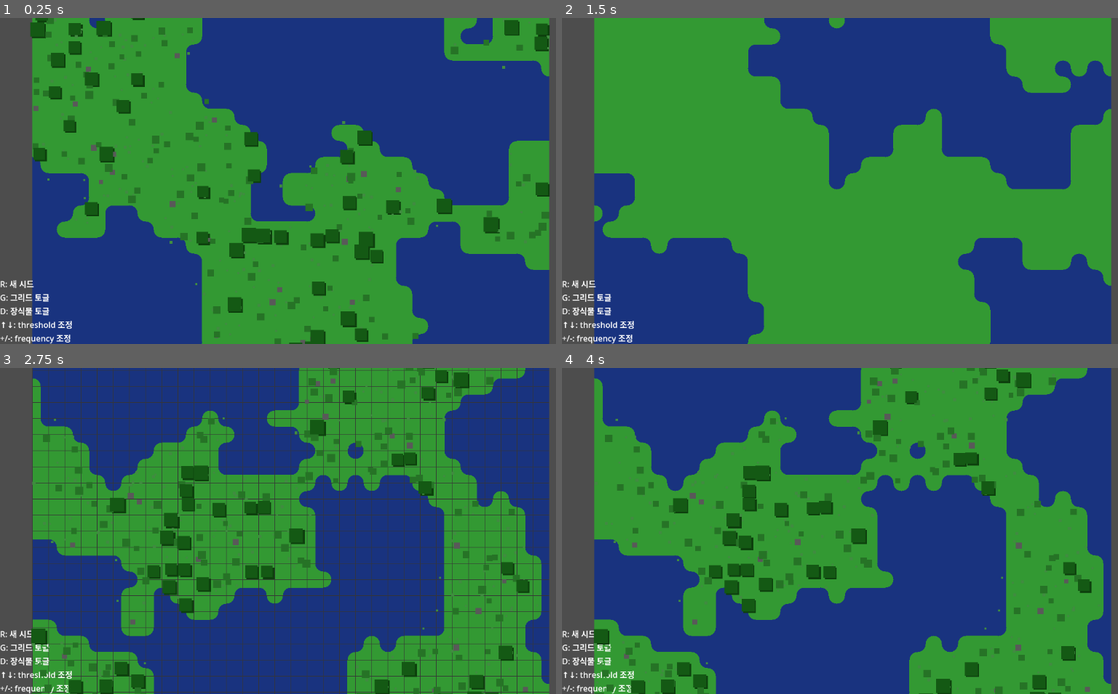
Above: before the commit, frames 1-4 (two rows, left to right).
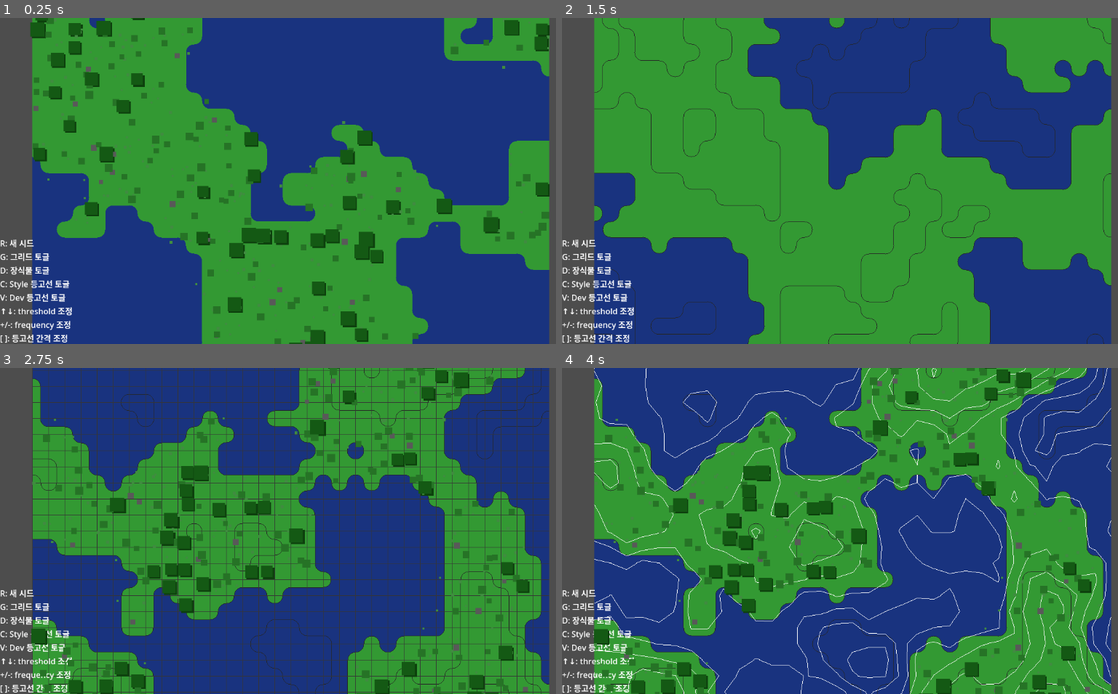
Above: after the commit, the same moments.

Repository: choe050919/World-Generator
Game: Godot game, scene res://demos/terrain/dual_grid_demo.tscn
Two runs of this game, one before a commit and one after it. Both use one fixed random seed, a clock stepped at 60 frames per second and the inputs below. Before the commit the project has no main scene; this scene is started directly in both runs.
Inputs:
- Up to frame 1 (0.25 s): no input
- Up to frame 2 (1.5 s): tap Enter at 0.5 s; hold D 0.53-1.28 s; tap C at 0.6 s; tap V at 0.8, 1.35 s; tap Space at 1.25 s; hold Down from 1.28 s (still down)
- Up to frame 3 (2.75 s): tap R at 1.55, 2.1 s; tap Enter at 2 s; release Down at 2.03 s; hold D from 2.03 s (still down); tap G at 2.3 s
- Up to frame 4 (4 s): release D at 2.78 s; hold Up 2.78-3.53 s; tap G at 2.85 s; tap C at 3.05, 3.6 s; tap Space at 3.5 s; hold Down from 3.53 s (still down); tap V at 3.8 s

The runs differ from the first frame. In frame 1, 1.2% of the frame differs, in the area x 0-13%, y 67-100%; in frame 2, 3.2%; in frame 3, 2.6%; in frame 4, 6.1%, in the area x 0-99%, y 0-100%.

Commit message:
Add contour line toggle feature with dev and style modes
- Add two types of contour visualization:
  * Dev contours: Bresenham line-based iso-lines for noise debugging
  * Style contours: Pattern boundary-based contours for layered terrain effect
- Contour levels centered around terrain threshold
- Dev contours use straight lines for quick visualization
- Style contours follow tile pattern boundaries (curves for CORNER/DIAGONAL, straight for EDGE)
- Add keyboard controls:
  * C: Toggle style contours
  * V: Toggle dev contours
  * [ / ]: Adjust contour step size
- Style contours only detect boundaries within tile interiors to avoid grid artifacts

Diff:
--- a/demos/terrain/dual_grid_demo.gd
+++ b/demos/terrain/dual_grid_demo.gd
@@ -69,31 +69,74 @@
 func _unhandled_input(event: InputEvent) -> void:
 	if event is InputEventKey and event.pressed:
 		match event.keycode:
+			# === 생성 관련 ===
 			KEY_R:
 				noise_seed += 1
 				_regenerate()
+				print("New seed: ", noise_seed)
+
+			# === 표시 토글 ===
 			KEY_G:
 				_visualizer.show_grid = not _visualizer.show_grid
 				_render()
+				print("Grid: ", "ON" if _visualizer.show_grid else "OFF")
+
 			KEY_D:
 				show_decorations = not show_decorations
 				_render()
 				print("Decorations: ", "ON" if show_decorations else "OFF")
+
+			KEY_C:
+				_visualizer.show_style_contours = not _visualizer.show_style_contours
+				_render()
+				print("Style Contours: ", "ON" if _visualizer.show_style_contours else "OFF")
+
+			KEY_V:
+				_visualizer.show_dev_contours = not _visualizer.show_dev_contours
+				_render()
+				print("Dev Contours: ", "ON" if _visualizer.show_dev_contours else "OFF")
+
+			# === Threshold 조정 ===
 			KEY_UP:
 				threshold = min(1.0, threshold + 0.05)
 				_terrain.threshold = threshold
 				_render()
-				print("Threshold: ", threshold)
+				print("Threshold: %.2f" % threshold)
+
 			KEY_DOWN:
 				threshold = max(0.0, threshold - 0.05)
 				_terrain.threshold = threshold
 				_render()
-				print("Threshold: ", threshold)
+				print("Threshold: %.2f" % threshold)
+
+			# === Frequency 조정 ===
 			KEY_EQUAL, KEY_PLUS:
 				frequency = min(1.0, frequency * 1.2)
 				_regenerate()
-				print("Frequency: ", frequency)
+				print("Frequency: %.3f" % frequency)
+
 			KEY_MINUS:
 				frequency = max(0.001, frequency / 1.2)
 				_regenerate()
-				print("Frequency: ", frequency)
+				print("Frequency: %.3f" % frequency)
+
+			# === 등고선 간격 조정 ===
+			KEY_BRACKETLEFT:  # [
+				if _visualizer.show_dev_contours:
+					_visualizer.dev_contour_step = max(0.01, _visualizer.dev_contour_step - 0.05)
+					_render()
+					print("Dev Contour Step: %.2f" % _visualizer.dev_contour_step)
+				elif _visualizer.show_style_contours:
+					_visualizer.style_contour_step = max(0.05, _visualizer.style_contour_step - 0.05)
+					_render()
+					print("Style Contour Step: %.2f" % _visualizer.style_contour_step)
+
+			KEY_BRACKETRIGHT:  # ]
+				if _visualizer.show_dev_contours:
+					_visualizer.dev_contour_step = min(0.5, _visualizer.dev_contour_step + 0.05)
+					_render()
+					print("Dev Contour Step: %.2f" % _visualizer.dev_contour_step)
+				elif _visualizer.show_style_contours:
+					_visualizer.style_contour_step = min(0.5, _visualizer.style_contour_step + 0.05)
+					_render()
+					print("Style Contour Step: %.2f" % _visualizer.style_contour_step)
--- a/demos/terrain/dual_grid_demo.tscn
+++ b/demos/terrain/dual_grid_demo.tscn
@@ -39,5 +39,8 @@
 text = "R: 새 시드
 G: 그리드 토글
 D: 장식물 토글
+C: Style 등고선 토글
+V: Dev 등고선 토글
 ↑↓: threshold 조정
-+/-: frequency 조정"
++/-: frequency 조정
+[ ]: 등고선 간격 조정"
--- a/project.godot
+++ b/project.godot
@@ -11,6 +11,7 @@
 [application]
 
 config/name="World Generator"
+run/main_scene="uid://gqaa2vvlkfnm"
 config/features=PackedStringArray("4.5", "Forward Plus")
 config/icon="res://icon.svg"
 
--- a/src/dual_grid/dual_grid_visualizer.gd
+++ b/src/dual_grid/dual_grid_visualizer.gd
@@ -16,6 +16,16 @@
 ## 그리드 선 표시 여부
 var show_grid: bool = false
 var grid_color: Color = Color(0.0, 0.0, 0.0, 0.3)
+
+## Dev 등고선 (디버그용)
+var show_dev_contours: bool = false
+var dev_contour_step: float = 0.1
+var dev_contour_color: Color = Color.WHITE
+
+## Style 등고선 (스타일 요소)
+var show_style_contours: bool = false
+var style_contour_step: float = 0.2
+var style_contour_color: Color = Color(0.0, 0.0, 0.0, 0.5)
 
 ## 미리 생성된 타일 패턴
 ## tile_patterns[TileType][rotation] = Array[bool] (2D를 1D로 flatten)
@@ -164,9 +174,17 @@
 			var tile_result := terrain.evaluate_tile(tx, ty)
 			_render_tile_from_pattern(img, tx, ty, tile_result)
 
+	# Style 등고선 (land/water 렌더링 위에)
+	if show_style_contours:
+		_draw_style_contours(img, terrain)
+
 	# 그리드 선 (선택적)
 	if show_grid:
 		_draw_grid(img, terrain.grid_size)
+
+	# Dev 등고선 (맨 위 - 디버그 오버레이)
+	if show_dev_contours:
+		_draw_contours_with_params(img, terrain, dev_contour_step, dev_contour_color)
 
 	return img
 
@@ -217,3 +235,301 @@
 		for x in range(img.get_width()):
 			if py < img.get_height():
 				img.set_pixel(x, py, grid_color)
+
+
+## =========================
+## Contour rendering
+## =========================
+
+## 등고선 그리기 (공통 로직)
+func _draw_contours_with_params(img: Image, terrain: DualGridTerrain, step: float, color: Color) -> void:
+	if step <= 0.0:
+		return
+
+	# 스칼라 범위 산출
+	var min_v := 1.0
+	var max_v := 0.0
+	for v in terrain.corner_values:
+		if v < min_v: min_v = v
+		if v > max_v: max_v = v
+
+	# threshold를 중심으로 등고선 생성
+	var center := terrain.threshold
+	var levels: Array[float] = []
+
+	# 중심선
+	levels.append(center)
+
+	# 위아래로 확장
+	var i := 1
+	while true:
+		var upper := center + step * i
+		var lower := center - step * i
+
+		var added := false
+		if upper <= max_v:
+			levels.append(upper)
+			added = true
+		if lower >= min_v:
+			levels.append(lower)
+			added = true
+
+		if not added:
+			break
+		i += 1
+
+	# 각 레벨마다 등고선 그리기
+	for level in levels:
+		if level >= min_v and level <= max_v:
+			_draw_contour_level(img, terrain, level, color)
+
+## 특정 레벨의 등고선 그리기
+func _draw_contour_level(img: Image, terrain: DualGridTerrain, iso: float, color: Color) -> void:
+	var w := terrain.grid_size.x
+	var h := terrain.grid_size.y
+
+	for ty in range(h):
+		for tx in range(w):
+			# 타일의 4개 코너 스칼라 값
+			var nw := terrain.get_corner(tx, ty)           # NW
+			var ne := terrain.get_corner(tx + 1, ty)       # NE
+			var sw := terrain.get_corner(tx, ty + 1)       # SW
+			var se := terrain.get_corner(tx + 1, ty + 1)   # SE
+
+			_draw_iso_in_tile(img, tx, ty, nw, ne, sw, se, iso, color)
+
+## 표준 marching squares isoline (16케이스)
+## 좌표계: (0,0)=NW, (1,0)=NE, (0,1)=SW, (1,1)=SE
+func _draw_iso_in_tile(
+	img: Image,
+	tx: int,
+	ty: int,
+	nw: float,
+	ne: float,
+	sw: float,
+	se: float,
+	iso: float,
+	color: Color
+) -> void:
+	# 케이스 인덱스 (NW,NE,SE,SW) = 8,4,2,1
+	var b_nw := int(nw >= iso)
+	var b_ne := int(ne >= iso)
+	var b_se := int(se >= iso)
+	var b_sw := int(sw >= iso)
+	var case_idx := (b_nw << 3) | (b_ne << 2) | (b_se << 1) | b_sw
+
+	if case_idx == 0 or case_idx == 15:
+		return
+
+	# edge 교차 여부
+	var has_top := (b_nw != b_ne)
+	var has_right := (b_ne != b_se)
+	var has_bottom := (b_sw != b_se)
+	var has_left := (b_nw != b_sw)
+
+	var p_top: Vector2
+	var p_right: Vector2
+	var p_bottom: Vector2
+	var p_left: Vector2
+
+	if has_top:
+		p_top = Vector2(_edge_t(nw, ne, iso), 0.0)
+	if has_right:
+		p_right = Vector2(1.0, _edge_t(ne, se, iso))
+	if has_bottom:
+		p_bottom = Vector2(_edge_t(sw, se, iso), 1.0)
+	if has_left:
+		p_left = Vector2(0.0, _edge_t(nw, sw, iso))
+
+	match case_idx:
+		1, 14:
+			_draw_segment(img, tx, ty, p_left, p_bottom, color)
+		2, 13:
+			_draw_segment(img, tx, ty, p_right, p_bottom, color)
+		3, 12:
+			_draw_segment(img, tx, ty, p_left, p_right, color)
+		4, 11:
+			_draw_segment(img, tx, ty, p_top, p_right, color)
+		6, 9:
+			_draw_segment(img, tx, ty, p_top, p_bottom, color)
+		7, 8:
+			_draw_segment(img, tx, ty, p_top, p_left, color)
+		5, 10:
+			# ambiguous case: 중앙값으로 판단
+			var center := (nw + ne + sw + se) * 0.25
+			if case_idx == 5:
+				if center >= iso:
+					_draw_segment(img, tx, ty, p_top, p_left, color)
+					_draw_segment(img, tx, ty, p_right, p_bottom, color)
+				else:
+					_draw_segment(img, tx, ty, p_top, p_right, color)
+					_draw_segment(img, tx, ty, p_left, p_bottom, color)
+			else:  # case 10
+				if center >= iso:
+					_draw_segment(img, tx, ty, p_top, p_right, color)
+					_draw_segment(img, tx, ty, p_left, p_bottom, color)
+				else:
+					_draw_segment(img, tx, ty, p_top, p_left, color)
+					_draw_segment(img, tx, ty, p_right, p_bottom, color)
+
+## edge 상의 선형 보간 파라미터 계산
+func _edge_t(v0: float, v1: float, iso: float) -> float:
+	var denom := (v1 - v0)
+	if abs(denom) < 0.000001:
+		return 0.5
+	return clamp((iso - v0) / denom, 0.0, 1.0)
+
+## 타일 내 선분 그리기
+func _draw_segment(img: Image, tx: int, ty: int, a: Vector2, b: Vector2, color: Color) -> void:
+	var x0 := tx * tile_pixel_size + int(round(a.x * float(tile_pixel_size - 1)))
+	var y0 := ty * tile_pixel_size + int(round(a.y * float(tile_pixel_size - 1)))
+	var x1 := tx * tile_pixel_size + int(round(b.x * float(tile_pixel_size - 1)))
+	var y1 := ty * tile_pixel_size + int(round(b.y * float(tile_pixel_size - 1)))
+	_draw_line(img, x0, y0, x1, y1, color)
+
+## Bresenham 라인 알고리즘
+func _draw_line(img: Image, x0: int, y0: int, x1: int, y1: int, color: Color) -> void:
+	var dx: int = abs(x1 - x0)
+	var sx := 1 if x0 < x1 else -1
+	var dy: int = -abs(y1 - y0)
+	var sy := 1 if y0 < y1 else -1
+	var err := dx + dy
+
+	while true:
+		if x0 >= 0 and x0 < img.get_width() and y0 >= 0 and y0 < img.get_height():
+			img.set_pixel(x0, y0, color)
+		if x0 == x1 and y0 == y1:
+			break
+		var e2 := 2 * err
+		if e2 >= dy:
+			err += dy
+			x0 += sx
+		if e2 <= dx:
+			err += dx
+			y0 += sy
+
+
+## =========================
+## Style Contours (Pattern-based)
+## =========================
+
+## Style 등고선 - 타일 패턴 경계 기반
+func _draw_style_contours(img: Image, terrain: DualGridTerrain) -> void:
+	if style_contour_step <= 0.0:
+		return
+
+	# 스칼라 범위 산출
+	var min_v := 1.0
+	var max_v := 0.0
+	for v in terrain.corner_values:
+		if v < min_v: min_v = v
+		if v > max_v: max_v = v
+
+	# threshold를 중심으로 등고선 레벨 생성
+	var center := terrain.threshold
+	var levels: Array[float] = []
+
+	levels.append(center)
+
+	var i := 1
+	while true:
+		var upper := center + style_contour_step * i
+		var lower := center - style_contour_step * i
+
+		var added := false
+		if upper <= max_v:
+			levels.append(upper)
+			added = true
+		if lower >= min_v:
+			levels.append(lower)
+			added = true
+
+		if not added:
+			break
+		i += 1
+
+	# 각 레벨마다 패턴 경계 그리기
+	for level in levels:
+		if level >= min_v and level <= max_v:
+			_draw_pattern_boundaries_for_level(img, terrain, level)
+
+## 특정 레벨의 패턴 경계 그리기
+func _draw_pattern_boundaries_for_level(img: Image, terrain: DualGridTerrain, iso_level: float) -> void:
+	var w := terrain.grid_size.x
+	var h := terrain.grid_size.y
+
+	for ty in range(h):
+		for tx in range(w):
+			# 4개 코너 값을 iso_level 기준으로 boolean 변환
+			var nw := terrain.get_corner(tx, ty) >= iso_level
+			var ne := terrain.get_corner(tx + 1, ty) >= iso_level
+			var sw := terrain.get_corner(tx, ty + 1) >= iso_level
+			var se := terrain.get_corner(tx + 1, ty + 1) >= iso_level
+
+			# Marching Squares 평가
+			var tile_result := MarchingSquares.evaluate(nw, ne, sw, se)
+			var tile_type: MarchingSquares.TileType = tile_result.type
+			var rotation: int = tile_result.rotation
+
+			# EMPTY나 FULL은 경계가 없으므로 스킵
+			if tile_type == MarchingSquares.TileType.EMPTY or tile_type == MarchingSquares.TileType.FULL:
+				continue
+
+			# 해당 타일의 패턴 가져오기
+			if not tile_patterns.has(tile_type):
+				continue
+			var type_patterns: Dictionary = tile_patterns[tile_type]
+			if not type_patterns.has(rotation):
+				continue
+			var pattern: Array[bool] = type_patterns[rotation]
+
+			# 패턴의 경계 픽셀 그리기
+			_draw_pattern_boundary(img, tx, ty, pattern)
+
+## 패턴의 경계 픽셀만 등고선 색상으로 그리기
+func _draw_pattern_boundary(img: Image, tx: int, ty: int, pattern: Array[bool]) -> void:
+	var start_x := tx * tile_pixel_size
+	var start_y := ty * tile_pixel_size
+
+	for py in range(tile_pixel_size):
+		for px in range(tile_pixel_size):
+			var idx := py * tile_pixel_size + px
+			var is_land: bool = pattern[idx]
+
+			# land 픽셀만 검사
+			if not is_land:
+				continue
+
+			# 상하좌우에 water가 있는지 확인 (경계 판정)
+			var is_boundary := false
+
+			# 상 (타일 내부만)
+			if py > 0:
+				var up_idx := (py - 1) * tile_pixel_size + px
+				if not pattern[up_idx]:
+					is_boundary = true
+
+			# 하 (타일 내부만)
+			if py < tile_pixel_size - 1:
+				var down_idx := (py + 1) * tile_pixel_size + px
+				if not pattern[down_idx]:
+					is_boundary = true
+
+			# 좌 (타일 내부만)
+			if px > 0:
+				var left_idx := py * tile_pixel_size + (px - 1)
+				if not pattern[left_idx]:
+					is_boundary = true
+
+			# 우 (타일 내부만)
+			if px < tile_pixel_size - 1:
+				var right_idx := py * tile_pixel_size + (px + 1)
+				if not pattern[right_idx]:
+					is_boundary = true
+
+			# 경계 픽셀이면 등고선 색상으로
+			if is_boundary:
+				var x := start_x + px
+				var y := start_y + py
+				if x < img.get_width() and y < img.get_height():
+					img.set_pixel(x, y, style_contour_color)
Not shown, changed: src/dual_grid/dual_grid_visualizer.gd.uid
